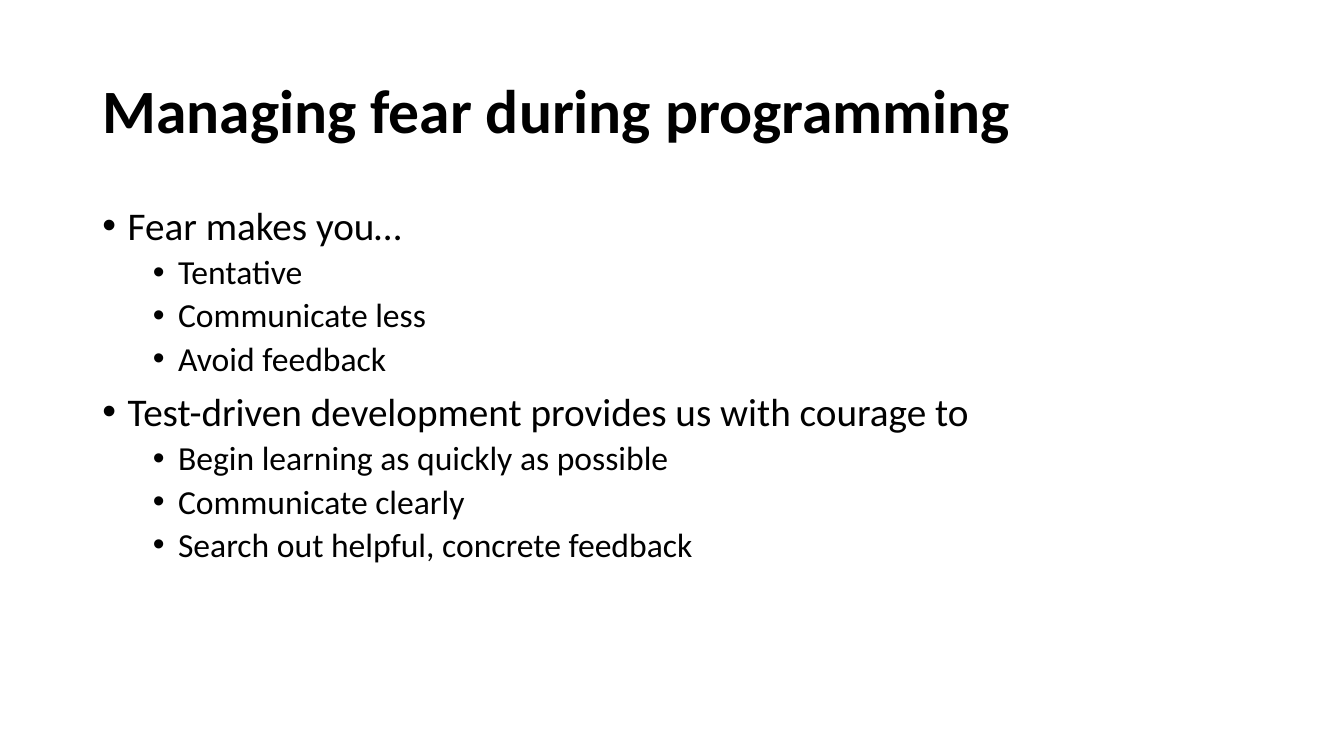
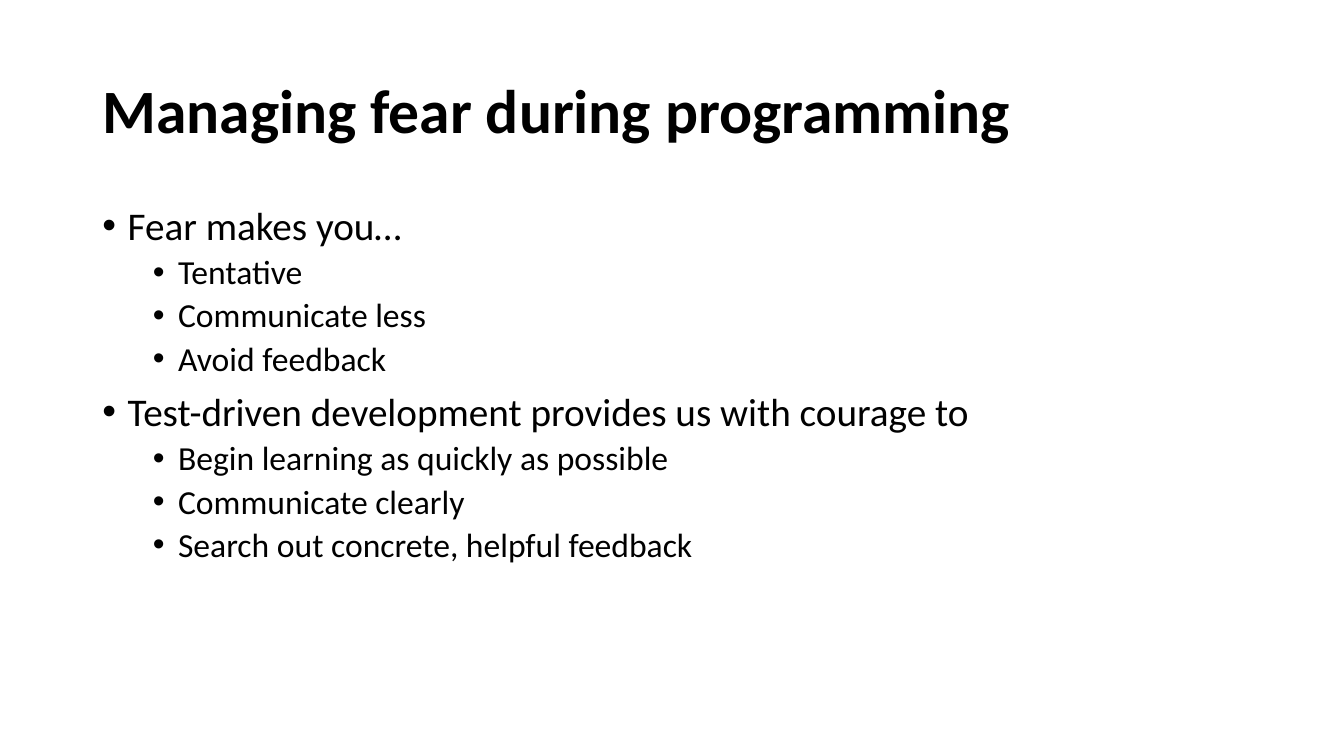
Before and after one commit to cebartling/test-driven, a slide deck: slide 4 of presentations/Introduction to Test-Driven Development.pptx (slide 5 before the commit). Drawn at 1344x756 pixels with LibreOffice and Linux fonts; fonts in the diff are those of the drawing. Boxes give left, top, right and bottom in pixels: in the first picture for what was removed or moved away, otherwise in the second. Text is boxed around its words. In the diff, an @@ line names an element or a change of style, - is before the commit and + after.

```diff
--- a/presentations/Introduction to Test-Driven Development.pptx
+++ b/presentations/Introduction to Test-Driven Development.pptx
@@ text at [178, 533, 693, 563]: text changed @@
-  • Search out helpful, concrete feedback
+  • Search out concrete, helpful feedback
```
Also in this commit, not shown: 10 other slides changed, 1 slide added, 2 slides removed.
